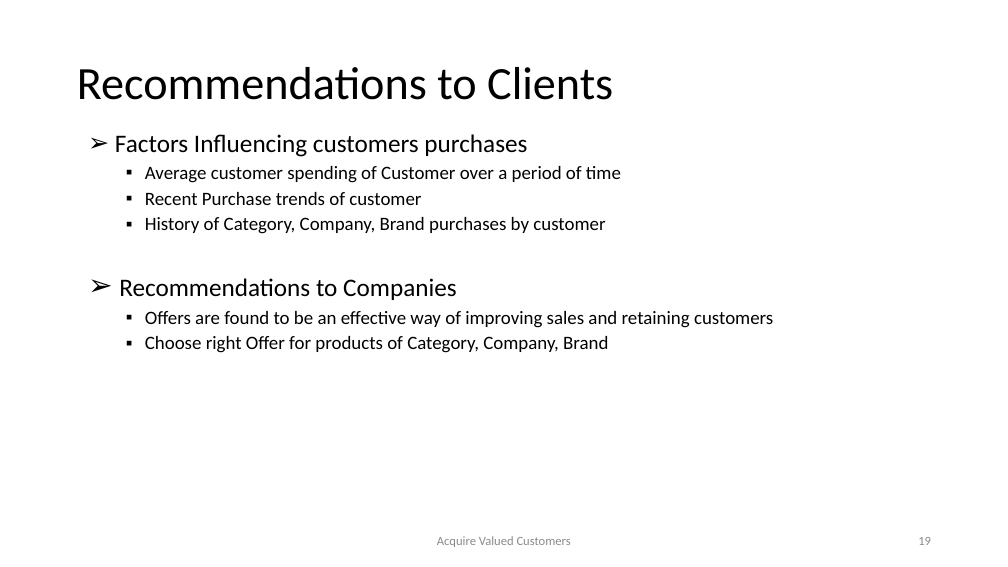
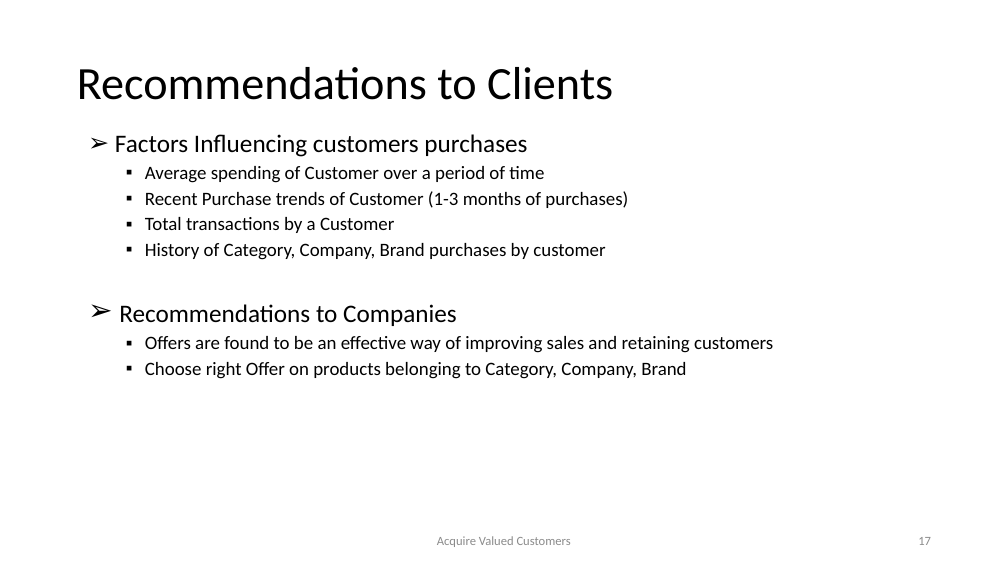
Before and after one commit to samudassir/acquirevaluedcustomers, a slide deck: slide 17 of project_report/project_presentation_II.pptx (slide 19 before the commit). Drawn at 1008x567 pixels with LibreOffice and Linux fonts; fonts in the diff are those of the drawing. Boxes give left, top, right and bottom in pixels: in the first picture for what was removed or moved away, otherwise in the second. Text is boxed around its words. In the diff, an @@ line names an element or a change of style, - is before the commit and + after.

```diff
--- a/project_report/project_presentation_II.pptx
+++ b/project_report/project_presentation_II.pptx
@@ text at bbox=[145, 166, 628, 233]: text changed @@
-  ▪ Average customer spending of Customer over a period of time
-  ▪ Recent Purchase trends of customer
+  ▪ Average spending of Customer over a period of time
+  ▪ Recent Purchase trends of Customer (1-3 months of purchases)
+  ▪ Total transactions by a Customer
@@ text at bbox=[145, 362, 686, 379]: text changed @@
-  ▪ Choose right Offer for products of Category, Company, Brand
+  ▪ Choose right Offer on products belonging to Category, Company, Brand
@@ page number at bbox=[918, 537, 931, 545]: text changed @@
-19
+17
```
Also in this commit, not shown: 10 other slides changed, 2 slides removed, 1 other file.
